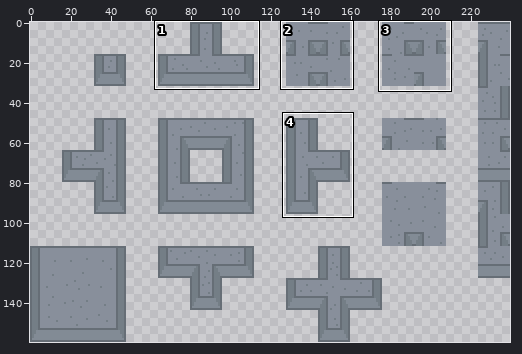
One commit to this sprite sheet: Assets/_ IslandBoy/Content/Art/Sprites/Tiles/SPR Stone Wall.png. Above, an overview of the earlier version with the close-up marked.
Close-up. The starting point:
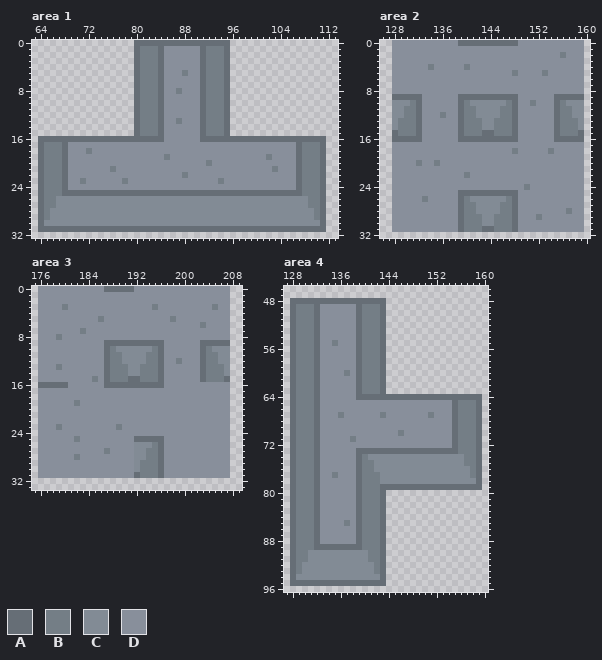
The file is 240x160 pixels. Shown: area 1: x 63..113, y 0..32; area 2: x 126..160, y 0..32; area 3: x 175..209, y 0..33; area 4: x 127..160, y 46..96. The commit also changed other parts of the picture, which this record leaves out.
Palette (. is transparent): A #666e76  B #747e86  C #828b95  D #888f9b
New version:
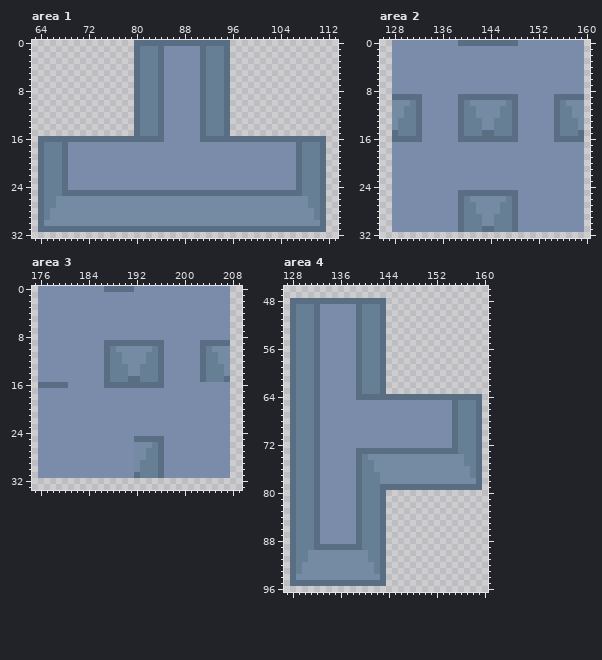
The exact change:
colour A: #666e76 -> #596e83
colour B: #747e86 -> #667f94
colour C: #828b95 -> #748ba3
colour D: #888f9b -> #7a8ca9
Area 1:
y 5: x 88 B -> D
y 8: x 87 B -> D
y 13: x 87 B -> D
y 18: x 72 B -> D
y 19: x 85 B -> D; x 102 B -> D
y 20: x 92 B -> D
y 21: x 76 B -> D; x 103 B -> D
y 22: x 88 B -> D
y 23: x 71 B -> D; x 78 B -> D; x 94 B -> D
Area 2:
y 2: x 156 B -> D
y 4: x 134 B -> D; x 140 B -> D
y 5: x 148 B -> D; x 153 B -> D
y 10: x 151 B -> D
y 12: x 136 B -> D
y 18: x 148 B -> D; x 154 B -> D
y 20: x 132 B -> D; x 135 B -> D
y 22: x 140 B -> D
y 24: x 150 B -> D
y 26: x 133 B -> D
y 28: x 157 B -> D
y 29: x 152 B -> D
Area 3:
y 3: x 180 B -> D; x 195 B -> D; x 205 B -> D
y 5: x 186 B -> D; x 198 B -> D
y 6: x 203 B -> D
y 7: x 183 B -> D
y 8: x 179 B -> D
y 12: x 199 B -> D
y 13: x 179 B -> D
y 15: x 185 B -> D
y 19: x 182 B -> D
y 23: x 179 B -> D; x 189 B -> D
y 25: x 182 B -> D
y 27: x 187 B -> D
y 28: x 182 B -> D
Area 4:
y 55: x 135 B -> D
y 60: x 137 B -> D
y 67: x 136 B -> D; x 143 B -> D; x 151 B -> D
y 70: x 146 B -> D
y 71: x 138 B -> D
y 77: x 135 B -> D
y 85: x 137 B -> D
